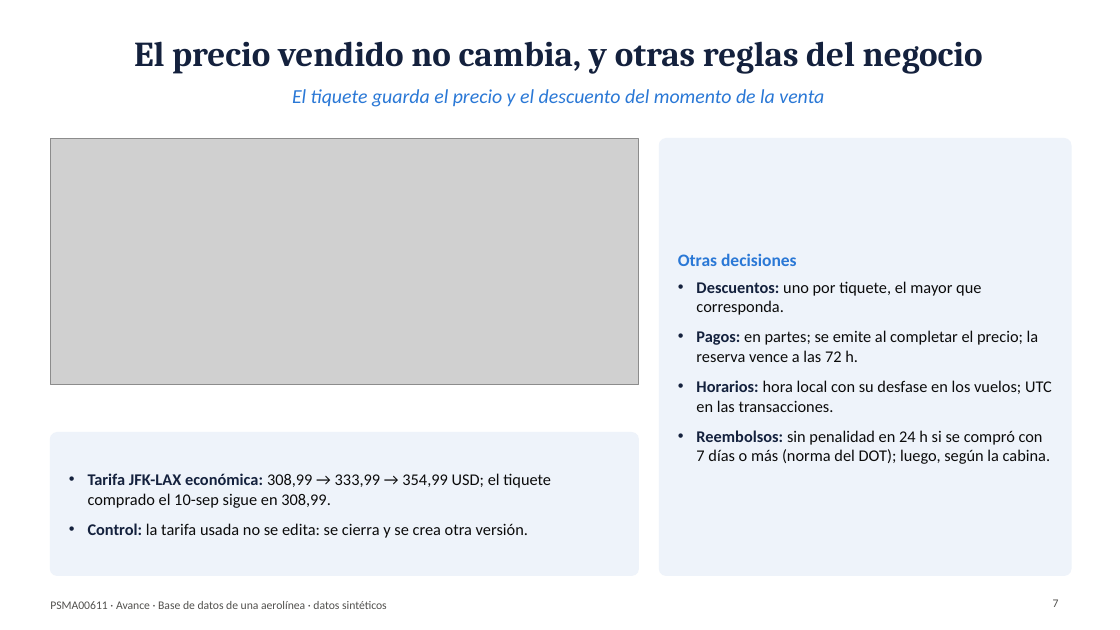
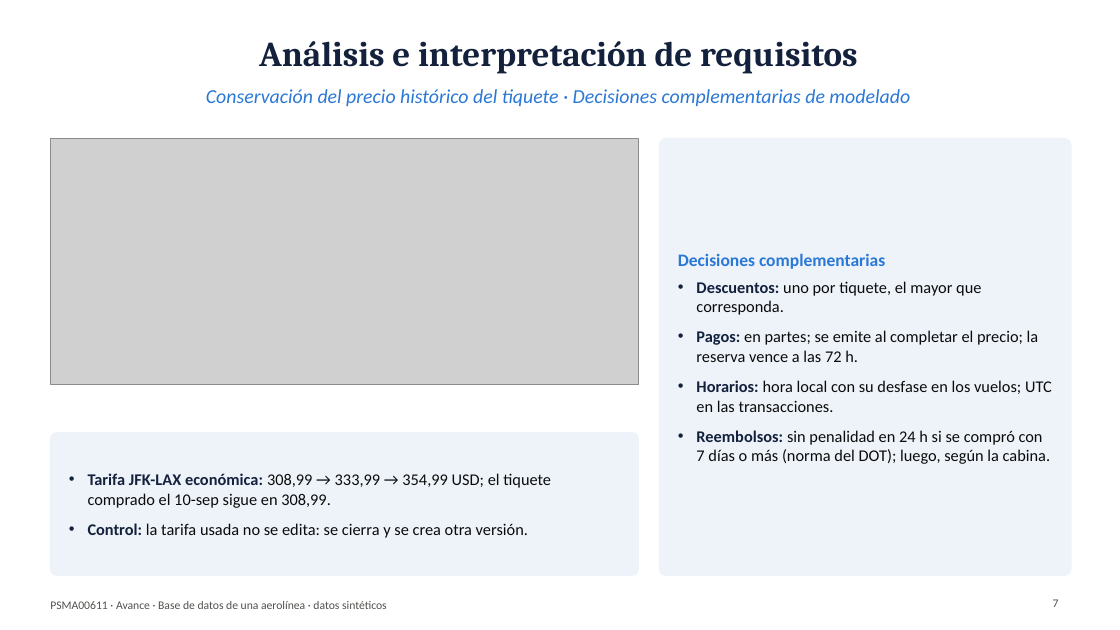
Before and after one commit to CARLOSDELOSRIOS/aerolinea-bd-psma00611, a slide deck: slide 7 of slides/presentacion_avance_PSMA00611.pptx. Drawn at 1120x630 pixels with LibreOffice and Linux fonts; fonts in the diff are those of the drawing; grey boxes stand for pictures. Boxes give left, top, right and bottom in pixels: in the first picture for what was removed or moved away, otherwise in the second. Text is boxed around its words. In the diff, an @@ line names an element or a change of style, - is before the commit and + after.

```diff
--- a/slides/presentacion_avance_PSMA00611.pptx
+++ b/slides/presentacion_avance_PSMA00611.pptx
@@ title at (259, 41, 858, 74): text changed @@
-El precio vendido no cambia, y otras reglas del negocio
+Análisis e interpretación de requisitos
@@ text at (206, 89, 910, 107): text changed @@
-El tiquete guarda el precio y el descuento del momento de la venta
+Conservación del precio histórico del tiquete · Decisiones complementarias de modelado
@@ text at (678, 253, 885, 269): text changed @@
-Otras decisiones
+Decisiones complementarias
```
Also in this commit, not shown: 12 other slides changed, 3 other files.
